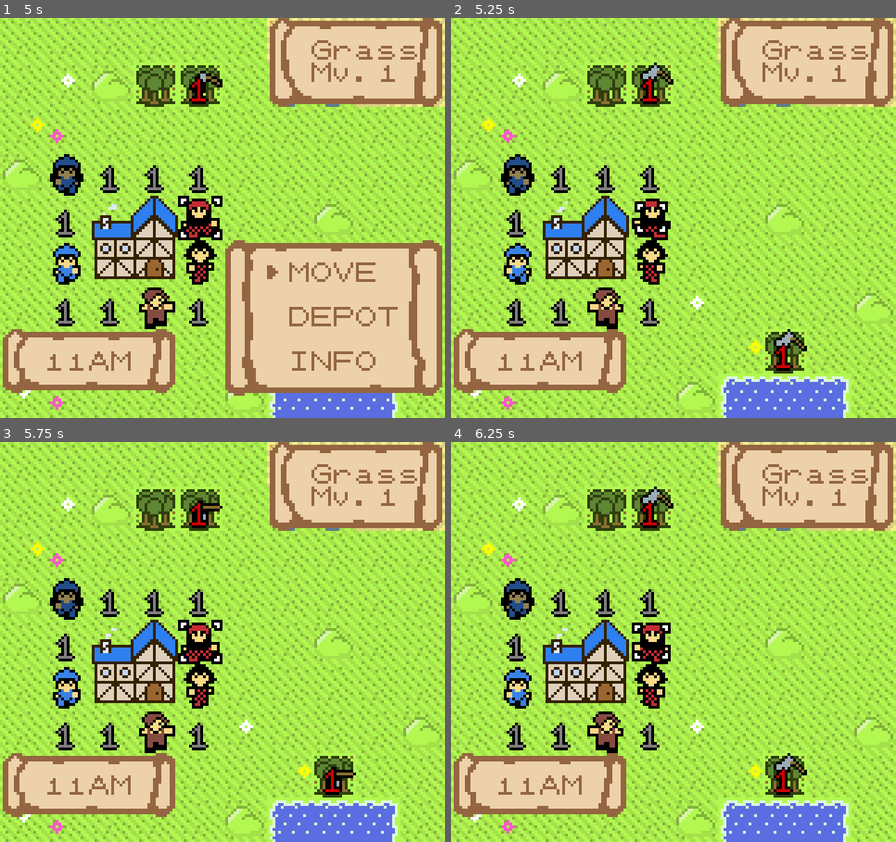
Above: before the commit, frames 1-4 (two rows, left to right).
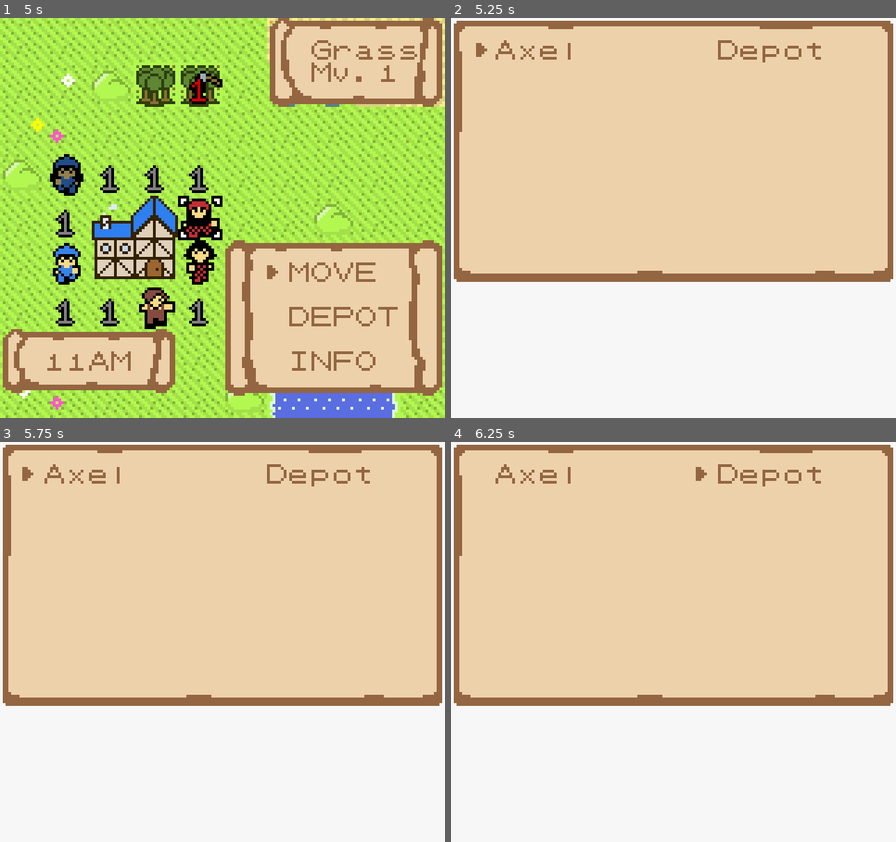
Above: after the commit, the same moments.

Repository: SummonerL/GuildBuilders
Game: Godot game, scene res://Scenes/Overworld/Overworld_Scene.tscn
Two runs of this game, one before a commit and one after it. Both use one fixed random seed, a clock stepped at 60 frames per second and the inputs below. Sound files missing from this copy of the repository are replaced by a short silence.
Inputs:
- Up to frame 1 (5 s): tap Enter (ui_accept) at 0.5, 1.35, 1.52, 1.82, 2.85, 3.02, 3.32, 4.35, 4.52, 4.82 s; hold Right (ui_right) 0.53-1.28 s; hold Enter (ui_accept) 0.53-1.28 s; hold Down (ui_down) 1.28-2.03 s; hold Right (ui_right) 2.03-2.78 s; hold Enter (ui_accept) 2.03-2.78 s; hold Up (ui_up) 2.78-3.53 s; hold Enter (ui_accept) 3.53-4.28 s; hold Left (ui_left) from 3.53 s (still down); tap Escape (ui_cancel) at 4.15 s
- Up to frame 2 (5.25 s): release Left (ui_left) at 5.03 s; hold Down (ui_down) from 5.03 s (still down); hold Enter (ui_accept) from 5.03 s (still down)
- Up to frame 3 (5.75 s): keep holding Down (ui_down); keep holding Enter (ui_accept)
- Up to frame 4 (6.25 s): release Down (ui_down) at 5.78 s; release Enter (ui_accept) at 5.78 s; hold Right (ui_right) from 5.78 s (still down); tap Enter (ui_accept) at 5.85, 6.02 s

Frame 1 is identical in both runs. In frame 2, 93% of the frame differs, in the area x 0-100%, y 0-100%; in frame 3, 93%; in frame 4, 93%.

Commit message:
development on depot action (in progress)

Diff:
--- a/Autoload/Actions.gd
+++ b/Autoload/Actions.gd
@@ -12,6 +12,9 @@
 
 # bring in our global constants
 onready var constants = get_node("/root/Game_Constants")
+
+# bring in our guild variables/functions
+onready var guild = get_node("/root/Guild")
 
 # bring in our signals
 onready var signals = get_node("/root/Signal_Manager")
@@ -84,6 +87,9 @@
 		COMPLETE_ACTION_LIST.MOVE:
 			# let the unit handle this action
 			active_unit.do_action(action)
+		COMPLETE_ACTION_LIST.DEPOT:
+			# initialize the depot screen
+			guild.populate_depot_screen(active_unit)
 		COMPLETE_ACTION_LIST.FISH:
 			initiate_fish_action()
 		COMPLETE_ACTION_LIST.MINE:
@@ -104,7 +110,7 @@
 			camera = get_tree().get_nodes_in_group("Camera")[0]
 			camera.add_hud_item(hud_selection_list_node)
 
-			# populate the action list with the current list of actions this unit can take
+			# populate the selection list with a yes/no confirmation
 			hud_selection_list_node.populate_selection_list([], self, false, true, END_TURN_CONFIRMATION_TEXT,
 															'confirm_end_turn_yes', 'confirm_end_turn_no')
 
--- /dev/null
+++ b/Autoload/Guild.gd
@@ -0,0 +1,32 @@
+extends Node
+
+# autoloaded script for guild variables / functions
+
+# bring in our global constants
+onready var constants = get_node("/root/Game_Constants")
+
+# keep track of the global player variables
+onready var player = get_node("/root/Player_Globals")
+
+# bring in our items
+onready var global_items_list = get_node("/root/Items")
+
+# bring in our global action list
+onready var global_action_list = get_node("/root/Actions")
+
+# various hud scenes
+onready var hud_selection_list_scn = preload("res://Entities/HUD/Selection_List.tscn")
+onready var hud_depot_screen_scn = preload("res://Entities/HUD/Depot_Screen.tscn")
+
+# keep track of the camera
+var camera
+
+# keep track of all the items currently in the depot
+var depot_items = []
+
+func populate_depot_screen(active_unit):
+	camera = get_tree().get_nodes_in_group("Camera")[0]
+
+	var hud_depot_screen_node = hud_depot_screen_scn.instance()
+	camera.add_child(hud_depot_screen_node)
+	hud_depot_screen_node.set_unit(active_unit)
--- /dev/null
+++ b/Entities/HUD/Depot_Screen.gd
@@ -0,0 +1,109 @@
+extends CanvasLayer
+
+# bring in our global constants
+onready var constants = get_node("/root/Game_Constants")
+
+# bring in the global player variables
+onready var player = get_node("/root/Player_Globals")
+
+# preaload the letters + symbols
+onready var letters_symbols_scn = preload("res://Entities/HUD/Letters_Symbols/Letters_Symbols.tscn")
+var letters_symbols_node
+
+const PORTRAIT_WIDTH = 3
+const PORTRAIT_HEIGHT = 3
+
+# our depot background sprite
+onready var depot_background_sprite = get_node("Item_Info_Background_Sprite")
+
+# keep two extra arrows to act as a selectors
+var selector_arrow_toggle
+var selector_arrow_item
+
+# keep track of the currently selected item in the depot screen
+var current_item_set = []
+var current_item = 0
+var inv_start_index_tracker = 0
+var inv_end_index_tracker = 0
+
+enum SELECTIONS {
+	UNIT,
+	DEPOT
+}
+
+# keep track of the currently selected inv (the unit's, or the depot)
+var current_inv = SELECTIONS.UNIT
+
+# keep track of the active unit
+var active_unit
+
+# text for the Depot screen
+const DEPOT_TEXT = 'Depot'
+
+func depot_screen_init():
+	letters_symbols_node = letters_symbols_scn.instance()
+	add_child(letters_symbols_node)
+
+	# add two extra right arrow symbols to act as selectors
+	selector_arrow_toggle = letters_symbols_node.arrow_right_sprite.duplicate()
+	add_child(selector_arrow_toggle)
+
+	selector_arrow_toggle.visible = true
+	selector_arrow_toggle.position = Vector2(1 * constants.DIA_TILE_WIDTH, 1 * constants.DIA_TILE_HEIGHT)
+
+	selector_arrow_item = letters_symbols_node.arrow_right_sprite.duplicate()
+	add_child(selector_arrow_item)
+
+	# make sure the letters sit on top
+	letters_symbols_node.layer = self.layer + 1
+
+	# dampen the background music while we are viewing the unit's information
+	get_tree().get_current_scene().dampen_background_music()
+
+	# print depot text
+	letters_symbols_node.print_immediately(DEPOT_TEXT, Vector2((constants.DIA_TILES_PER_ROW / 2) + 2, 1))
+
+func switch_inventories(selection):
+	# set the current inv
+	current_inv = selection
+
+	match(selection):
+		SELECTIONS.UNIT:
+			selector_arrow_toggle.position = Vector2(1 * constants.DIA_TILE_WIDTH, 1 * constants.DIA_TILE_HEIGHT)
+		SELECTIONS.DEPOT:
+			selector_arrow_toggle.position = Vector2(((constants.DIA_TILES_PER_ROW / 2 + 1) * constants.DIA_TILE_WIDTH), 1 * constants.DIA_TILE_HEIGHT)
+
+func set_unit(unit):
+	active_unit = unit
+
+	# print unit
+	letters_symbols_node.print_immediately(unit.unit_name, Vector2(2, 1))
+
+
+# input options for the depot screen
+func _input(event):
+	if (event.is_action_pressed("ui_cancel")):
+		close_depot_screen()
+		# make sure we close the dialogue box as well, if it's present
+		player.hud.clearText()
+		player.hud.completeText()
+		player.hud.kill_timers()
+	if (event.is_action_pressed("ui_right")): # toggle to the depot's inv
+		if current_inv != SELECTIONS.DEPOT:
+			switch_inventories(SELECTIONS.DEPOT)
+	if (event.is_action_pressed("ui_left")):	 # toggle to the unit's inv
+		if current_inv != SELECTIONS.UNIT:
+			switch_inventories(SELECTIONS.UNIT)
+
+func close_depot_screen():
+	# change the player state
+	player.player_state = player.PLAYER_STATE.SELECTING_TILE
+
+	# turn the music back up
+	get_tree().get_current_scene().heighten_background_music()
+
+	# kill ourself :(
+	get_parent().remove_child(self)
+
+func _ready():
+	depot_screen_init()
--- /dev/null
+++ b/Entities/HUD/Depot_Screen.tscn
@@ -0,0 +1,12 @@
+[gd_scene load_steps=3 format=2]
+
+[ext_resource path="res://Entities/HUD/Depot_Screen.gd" type="Script" id=1]
+[ext_resource path="res://Sprites/hud/item_info_backdrop_full.png" type="Texture" id=2]
+
+[node name="Depot_Screen" type="CanvasLayer"]
+layer = 2
+script = ExtResource( 1 )
+
+[node name="Item_Info_Background_Sprite" type="Sprite" parent="."]
+texture = ExtResource( 2 )
+centered = false
--- a/project.godot
+++ b/project.godot
@@ -29,6 +29,7 @@
 Abilities="*res://Autoload/Abilities.gd"
 Actions="*res://Autoload/Actions.gd"
 Signal_Manager="*res://Autoload/Signal_Manager.gd"
+Guild="*res://Autoload/Guild.gd"
 
 [debug]
 
Not shown, changed: Sprites/.DS_Store
